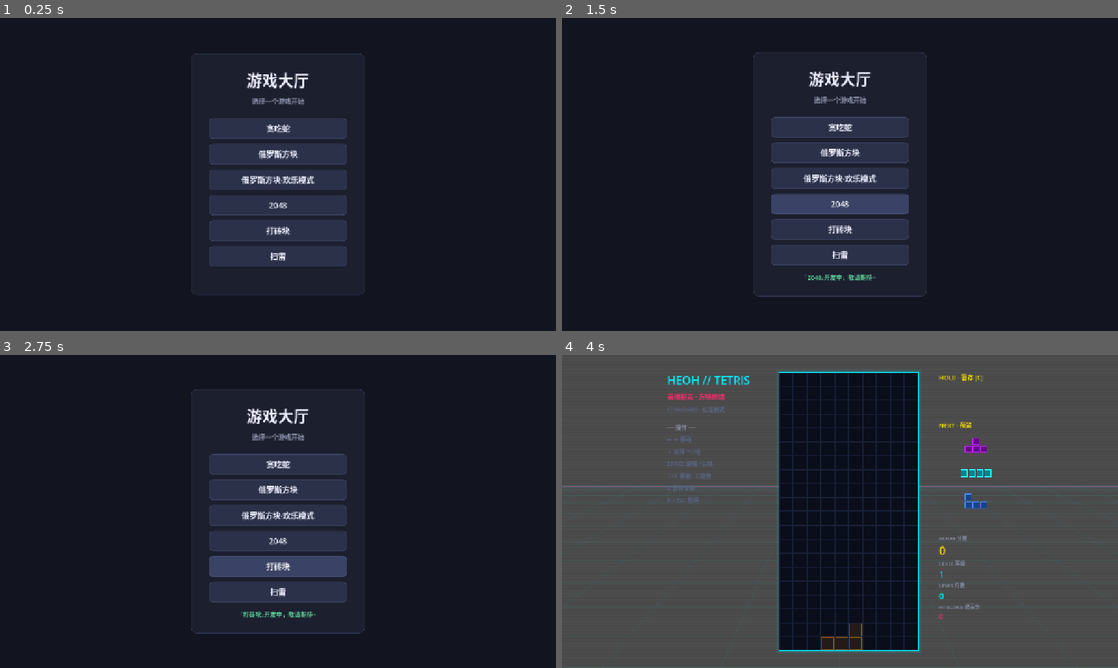
Above: before the commit, frames 1-4 (two rows, left to right).
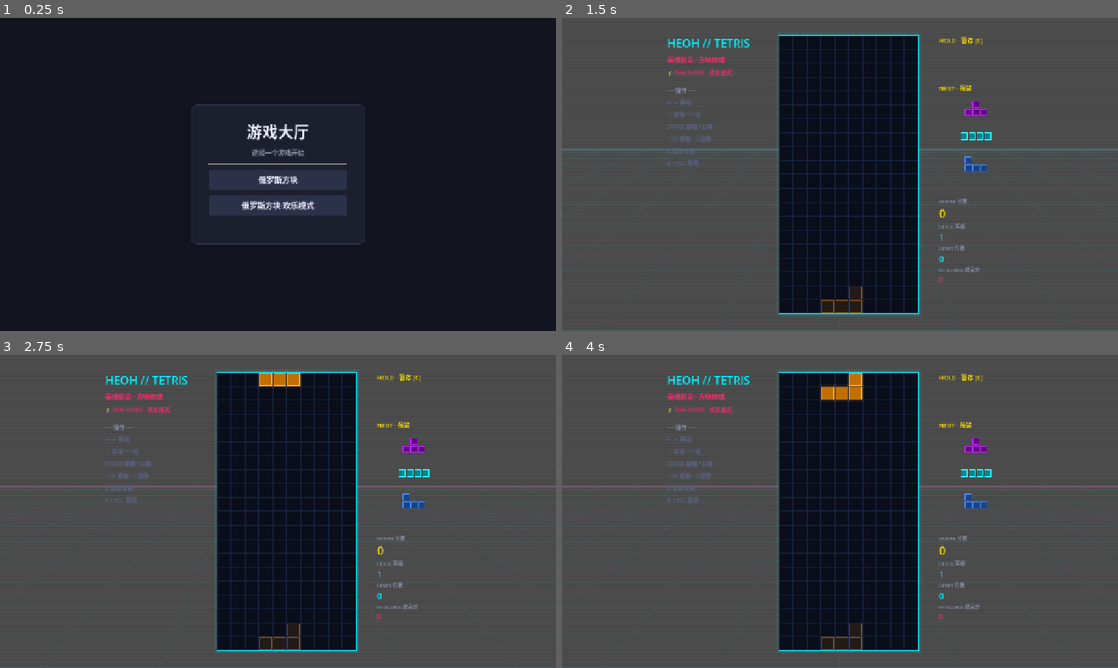
Above: after the commit, the same moments.

Repository: milk36/0-GD-Game
Game: Godot game, scene res://scenes/main_menu.tscn
Two runs of this game, one before a commit and one after it. Both use one fixed random seed, a clock stepped at 60 frames per second and the inputs below.
Inputs (mouse positions are in pixels of both pictures, inside the frame that each line leads up to):
- Up to frame 1 (0.25 s): no input
- Up to frame 2 (1.5 s): click (840, 127) at 0.5 s, where only the run before the commit has a clickable "贪吃蛇"; click (840, 202) at 1.25 s, where only the run before the commit has a clickable "2048"
- Up to frame 3 (2.75 s): click (278, 567) at 2 s, where only the run before the commit has a clickable "打砖块"
- Up to frame 4 (4 s): click (840, 592) at 2.75 s, where only the run before the commit has a clickable "扫雷"; click (840, 489) at 3.5 s, where only the run before the commit has a clickable "俄罗斯方块"

The runs differ from the first frame. In frame 1, 7.9% of the frame differs, in the area x 34-66%, y 11-89%; in frame 2, 87%; in frame 3, 88%, in the area x 0-100%, y 0-100%; in frame 4, 0.7%.

Commit message:
refactor(menu): 移除主界面未实现玩法的占位按钮

Diff:
--- a/scenes/main_menu.tscn
+++ b/scenes/main_menu.tscn
@@ -61,12 +61,6 @@
 [node name="Sep" type="HSeparator" parent="UILayer/Center/Panel/Margin/List" unique_id=1990868437]
 layout_mode = 2
 
-[node name="SnakeButton" type="Button" parent="UILayer/Center/Panel/Margin/List" unique_id=1966304133]
-custom_minimum_size = Vector2(0, 46)
-layout_mode = 2
-theme_override_font_sizes/font_size = 18
-text = "贪吃蛇"
-
 [node name="TetrisButton" type="Button" parent="UILayer/Center/Panel/Margin/List" unique_id=1952141438]
 custom_minimum_size = Vector2(0, 46)
 layout_mode = 2
@@ -79,24 +73,6 @@
 theme_override_font_sizes/font_size = 18
 text = "俄罗斯方块·欢乐模式"
 
-[node name="G2048Button" type="Button" parent="UILayer/Center/Panel/Margin/List" unique_id=2096444458]
-custom_minimum_size = Vector2(0, 46)
-layout_mode = 2
-theme_override_font_sizes/font_size = 18
-text = "2048"
-
-[node name="BreakoutButton" type="Button" parent="UILayer/Center/Panel/Margin/List" unique_id=1046029037]
-custom_minimum_size = Vector2(0, 46)
-layout_mode = 2
-theme_override_font_sizes/font_size = 18
-text = "打砖块"
-
-[node name="MineButton" type="Button" parent="UILayer/Center/Panel/Margin/List" unique_id=462814541]
-custom_minimum_size = Vector2(0, 46)
-layout_mode = 2
-theme_override_font_sizes/font_size = 18
-text = "扫雷"
-
 [node name="StatusLabel" type="Label" parent="UILayer/Center/Panel/Margin/List" unique_id=561755763]
 layout_mode = 2
 theme_override_colors/font_color = Color(0.37254903, 0.827451, 0.6039216, 1)
Not shown, changed: llmdoc/ui-main-menu.html
